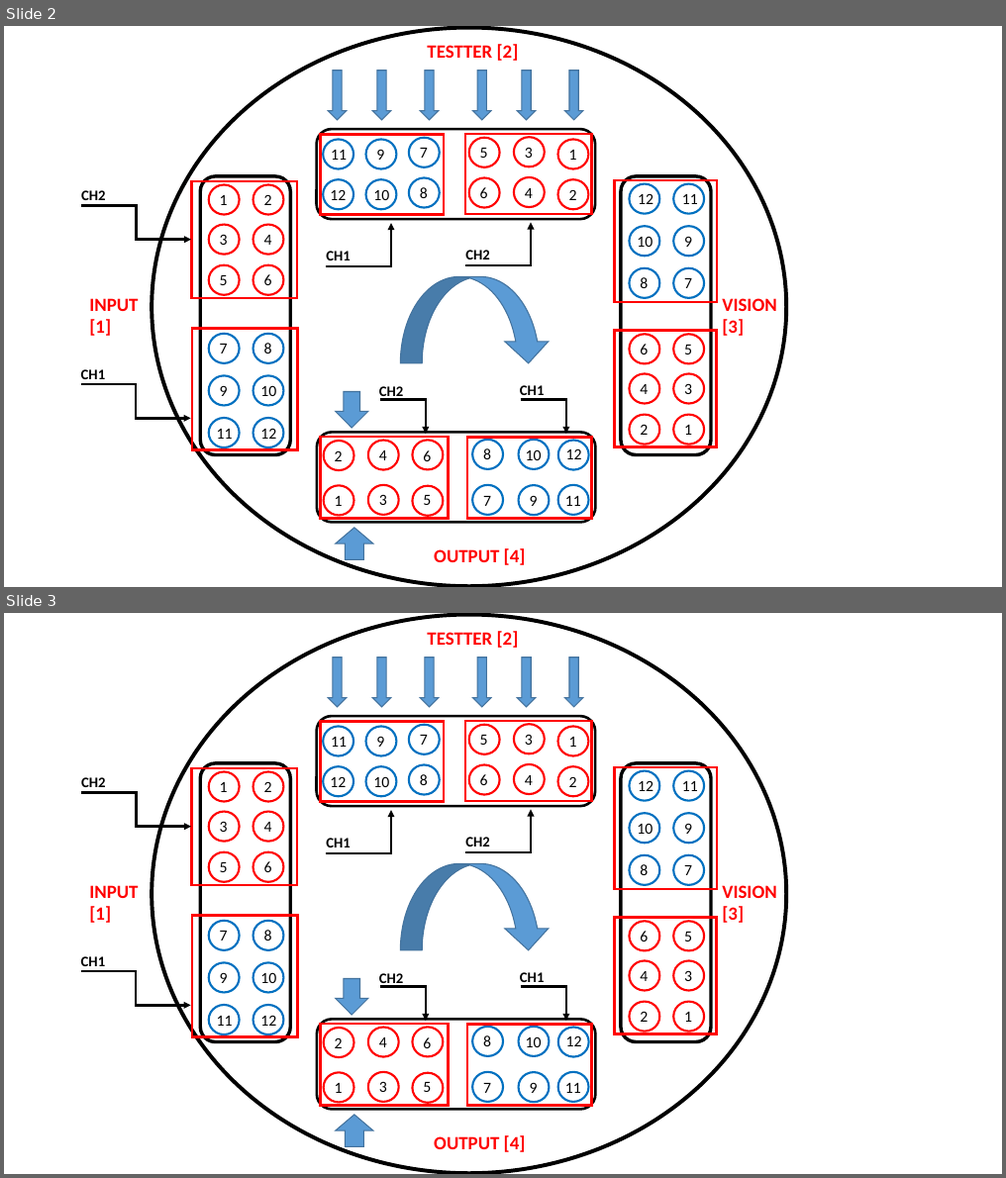
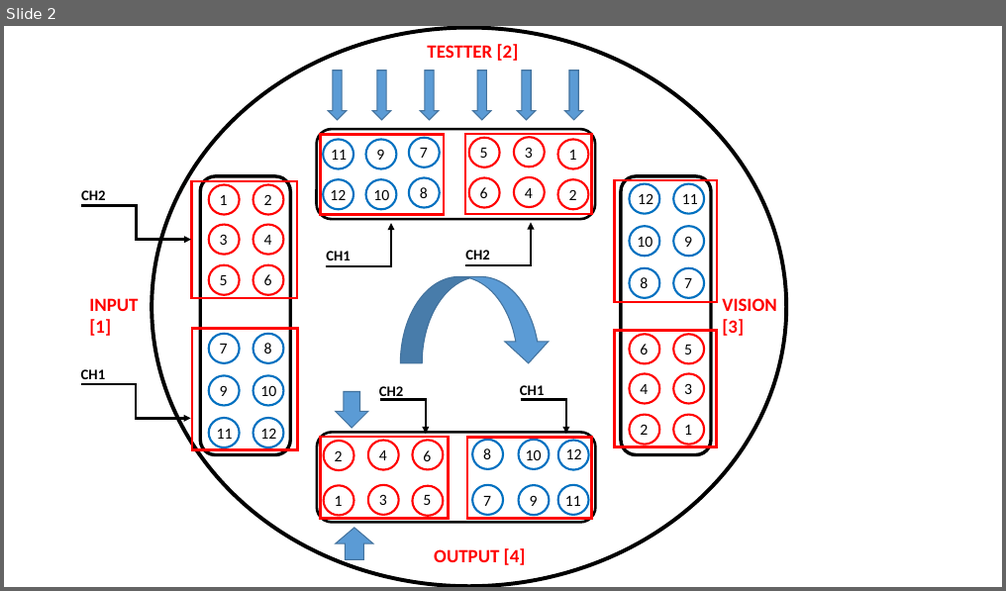
Before and after one commit to QuangLam1996/ITMV-S26-IR-SENSOR, a slide deck: 2. IO MAP/GUI Design.pptx. Shown one above the other, each under a label of ours: slides 2 and 3 before the commit, slide 2 after it. The pictures are 1006x1178 and 1006x591 pixels, drawn with LibreOffice and Linux fonts; fonts in the diff are those of the drawing. Boxes give left, top, right and bottom in pixels: in the first picture for what was removed or moved away, otherwise in the second. Text is boxed around its words. In the diff, an @@ line names an element or a change of style, - is before the commit and + after.

```diff
--- a/2. IO MAP/GUI Design.pptx
+++ b/2. IO MAP/GUI Design.pptx
@@ slide 3 removed at box(4, 613, 1002, 1174), background #FFFFFF @@
@@ text removed at box(379, 973, 403, 987) @@
-CH2
@@ elbow arrow removed from (380, 986) to (426, 1021) @@
@@ text removed at box(520, 972, 544, 987) @@
-CH1
@@ elbow arrow removed from (521, 986) to (566, 1021) @@
@@ group removed at box(81, 615, 786, 1173): 56 texts, 49 ellipses, 8 down arrows, 8 rectangles, 4 rounded rectangles, 4 elbow arrows, 1 curved down arrow @@
-11111fd
-1
-2
-11
-12
-9
-10
-3
-4
-7
-8
-5
-6
-1
-2
-11
-12
-9
-10
-7
-8
-5
-6
-3
-4
-6
-5
-8
-7
-10
-9
-4
-3
-12
-11
-2
-1
-6
-5
-8
-7
-10
-9
-12
-11
-2
-1
-4
-3
-TESTTER [2]
-VISION
-[3]
-INPUT
-[1]
-OUTPUT [4]
-CH2
-CH1
-CH1
-CH2
```
Also in this commit, not shown: 1 slide changed, 2 other files.
